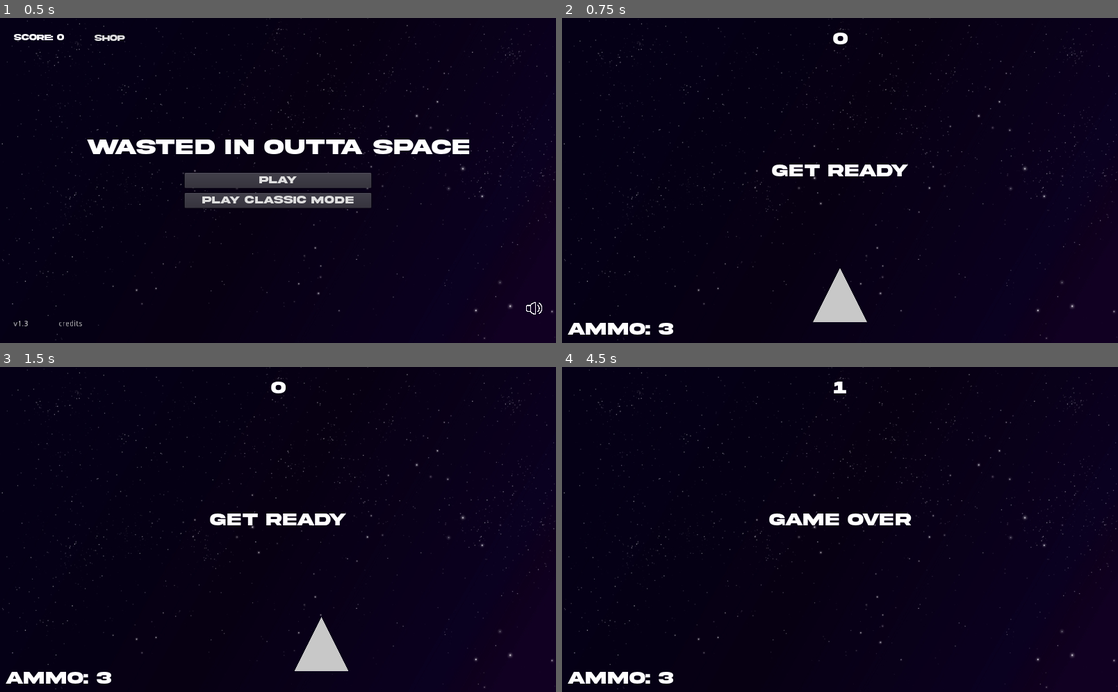
Above: before the commit, frames 1-4 (two rows, left to right).
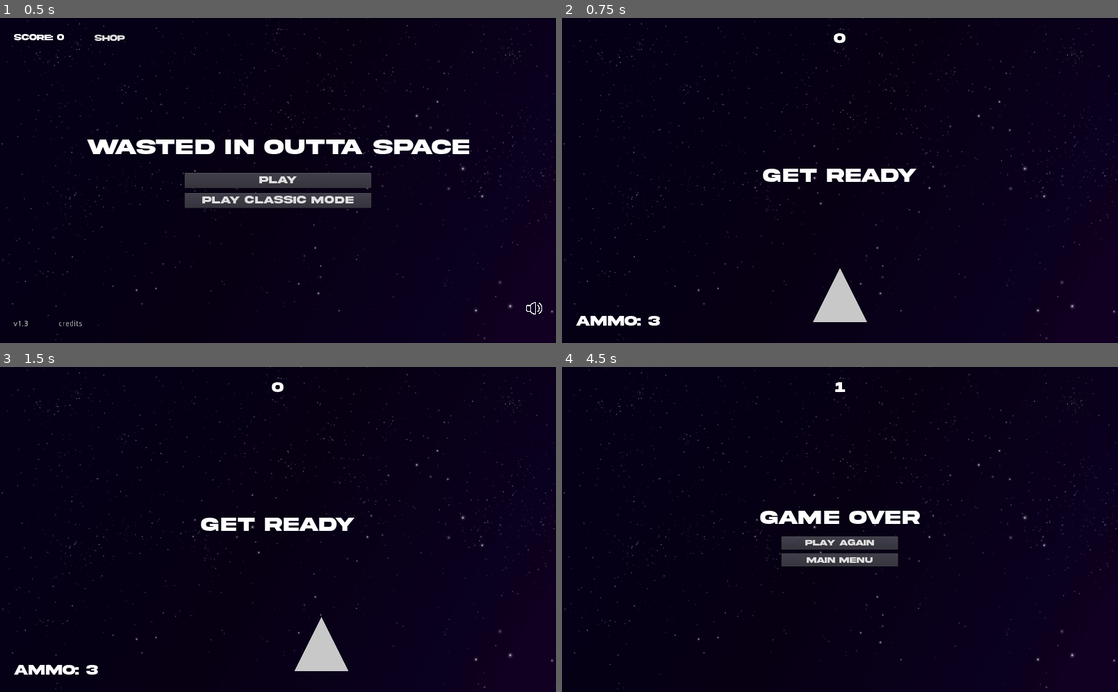
Above: after the commit, the same moments.

Repository: gabelstapler6/WIOS
Game: Godot game, scene res://Scenes/Main.tscn
Two runs of this game, one before a commit and one after it. Both use one fixed random seed, a clock stepped at 60 frames per second and the inputs below.
Inputs:
- Up to frame 1 (0.5 s): no input
- Up to frame 2 (0.75 s): click "play" at 0.5 s
- Up to frame 3 (1.5 s): tap Enter at 1.25 s; hold Right (ui_right) from 1.28 s (still down)
- Up to frame 4 (4.5 s): release Right (ui_right) at 2.03 s; hold Down (ui_down) 2.03-2.78 s; hold Right (ui_right) 2.78-3.53 s; hold Up (ui_up) 3.53-4.28 s; hold Left (ui_left) from 4.28 s (still down)

Frame 1 is identical in both runs. In frame 2, 1.6% of the frame differs, in the area x 1-64%, y 4-98%; in frame 3, 1.6%; in frame 4, 3.0%, in the area x 1-65%, y 4-98%.

Commit message:
gui verkabelt aber tiles verdecken gui noch

Diff:
--- a/Scenes/GUI.tscn
+++ b/Scenes/GUI.tscn
@@ -1,4 +1,6 @@
-[gd_scene load_steps=7 format=2]
+[gd_scene load_steps=8 format=2]
+
+[ext_resource path="res://Scenes/script/GUI.gd" type="Script" id=1]
 
 [sub_resource type="DynamicFontData" id=1]
 font_path = "res://font/Akira Expanded Demo.otf"
@@ -27,6 +29,7 @@
 custom_constants/margin_top = 25
 custom_constants/margin_left = 25
 custom_constants/margin_bottom = 25
+script = ExtResource( 1 )
 __meta__ = {
 "_edit_use_anchors_": false
 }
@@ -115,3 +118,8 @@
 text = "Ammo: 3"
 
 [node name="MessageTimer" type="Timer" parent="."]
+wait_time = 2.0
+one_shot = true
+[connection signal="pressed" from="VBoxContainer/CenterContainer/VBoxContainer/MarginContainer/VBoxContainer2/PlayAgainButton" to="." method="_on_PlayAgainButton_pressed"]
+[connection signal="pressed" from="VBoxContainer/CenterContainer/VBoxContainer/MarginContainer/VBoxContainer2/MainMenuButton" to="." method="_on_MainMenuButton_pressed"]
+[connection signal="timeout" from="MessageTimer" to="." method="_on_MessageTimer_timeout"]
--- a/Scenes/Main.tscn
+++ b/Scenes/Main.tscn
@@ -3,7 +3,7 @@
 [ext_resource path="res://Scenes/script/Main.gd" type="Script" id=1]
 [ext_resource path="res://Scenes/Player.tscn" type="PackedScene" id=2]
 [ext_resource path="res://Scenes/CollisionTile.tscn" type="PackedScene" id=3]
-[ext_resource path="res://Scenes/HUD.tscn" type="PackedScene" id=4]
+[ext_resource path="res://Scenes/GUI.tscn" type="PackedScene" id=4]
 [ext_resource path="res://Scenes/Bullet.tscn" type="PackedScene" id=5]
 [ext_resource path="res://music/Wasted in outta Space App version.wav" type="AudioStream" id=6]
 [ext_resource path="res://img/Galaxy.jpg" type="Texture" id=7]
@@ -47,18 +47,20 @@
 
 [node name="MobSpawnLocation" type="PathFollow2D" parent="MobPath"]
 
-[node name="Music" type="AudioStreamPlayer" parent="."]
-stream = ExtResource( 6 )
+[node name="GUI" parent="." instance=ExtResource( 4 )]
 
 [node name="MainMenu" parent="." instance=ExtResource( 8 )]
 
-[node name="HUD" parent="." instance=ExtResource( 4 )]
+[node name="Music" type="AudioStreamPlayer" parent="."]
+stream = ExtResource( 6 )
 [connection signal="ammo_change" from="Player" to="." method="_on_Player_ammo_change"]
 [connection signal="hit" from="Player" to="." method="game_over"]
 [connection signal="shoot_bullet" from="Player" to="." method="_on_Player_shoot_bullet"]
 [connection signal="timeout" from="MobTimer" to="." method="_on_MobTimer_timeout"]
 [connection signal="timeout" from="ScoreTimer" to="." method="_on_ScoreTimer_timeout"]
 [connection signal="timeout" from="StartTimer" to="." method="_on_StartTimer_timeout"]
+[connection signal="main_menu" from="GUI" to="." method="_on_GUI_main_menu"]
+[connection signal="play_again" from="GUI" to="." method="_on_MainMenu_start_game"]
 [connection signal="sound_off" from="MainMenu" to="." method="_on_MainMenu_sound_off"]
 [connection signal="sound_on" from="MainMenu" to="." method="_on_MainMenu_sound_on"]
 [connection signal="start_game" from="MainMenu" to="." method="_on_MainMenu_start_game"]
--- a/Scenes/script/GUI.gd
+++ b/Scenes/script/GUI.gd
@@ -1,16 +1,52 @@
 extends MarginContainer
 
-
-# Declare member variables here. Examples:
-# var a = 2
-# var b = "text"
-
+signal play_again
+signal main_menu
 
 # Called when the node enters the scene tree for the first time.
 func _ready():
-	pass # Replace with function body.
+	pass
 
 
-# Called every frame. 'delta' is the elapsed time since the previous frame.
-#func _process(delta):
-#	pass
+func hide():
+	$VBoxContainer/CenterScore/ScoreLabel.hide()
+	$VBoxContainer/CenterContainer/VBoxContainer/Message.hide()
+	$VBoxContainer/AmmoCount.hide()
+	$VBoxContainer/CenterContainer/VBoxContainer/MarginContainer/VBoxContainer2/PlayAgainButton.hide()
+	$VBoxContainer/CenterContainer/VBoxContainer/MarginContainer/VBoxContainer2/MainMenuButton.hide()
+
+func show():
+	$VBoxContainer/CenterScore/ScoreLabel.show()
+	$VBoxContainer/CenterContainer/VBoxContainer/Message.show()
+	$VBoxContainer/AmmoCount.show()
+
+func show_message(text):
+	$VBoxContainer/CenterContainer/VBoxContainer/Message.text = text
+	$VBoxContainer/CenterContainer/VBoxContainer/Message.show()
+	$MessageTimer.start()
+
+func show_game_over():
+	$VBoxContainer/CenterContainer/VBoxContainer/Message.text = "Game over"
+	$VBoxContainer/CenterContainer/VBoxContainer/Message.show()
+	$VBoxContainer/AmmoCount.hide()
+
+	$VBoxContainer/CenterContainer/VBoxContainer/MarginContainer/VBoxContainer2/PlayAgainButton.show()
+	$VBoxContainer/CenterContainer/VBoxContainer/MarginContainer/VBoxContainer2/MainMenuButton.show()
+
+func update_score(score):
+	$VBoxContainer/CenterScore/ScoreLabel.text = str(score)
+
+
+func _on_MessageTimer_timeout():
+	$VBoxContainer/CenterContainer/VBoxContainer/Message.hide()
+
+
+func _on_PlayAgainButton_pressed():
+	emit_signal("play_again")
+	$VBoxContainer/CenterContainer/VBoxContainer/MarginContainer/VBoxContainer2/PlayAgainButton.hide()
+	$VBoxContainer/CenterContainer/VBoxContainer/MarginContainer/VBoxContainer2/MainMenuButton.hide()
+
+
+func _on_MainMenuButton_pressed():
+	emit_signal("main_menu")
+	hide()
--- a/Scenes/script/Main.gd
+++ b/Scenes/script/Main.gd
@@ -10,28 +10,22 @@
 func _ready():
 	randomize()
 	$Music.play()
-	$HUD.hide()
+	$GUI.hide()
 
 
 # Called every frame. 'delta' is the elapsed time since the previous frame.
 #func _process(delta):
 #	pass
 
-
 func game_over():
 	$ScoreTimer.stop()
 	$MobTimer.stop()
-	$HUD.show_game_over()
+	$GUI.show_game_over()
 	get_tree().call_group("tiles", "queue_free")
 	$MobTimer.wait_time = 0.5
 	$Player.ammo = 3
-	yield($HUD/MessageTimer, "timeout")
-	$HUD.hide()
-	$MainMenu.show()
 	$Player.score += score
 	$MainMenu.update_score($Player.score)
-	#$Player.shooting = false
-	#$Player.vertical_movement = false
 
 
 func _on_MobTimer_timeout():
@@ -49,7 +43,7 @@
 
 func _on_ScoreTimer_timeout():
 	score += 1
-	$HUD.update_score(score)
+	$GUI.update_score(score)
 
 	if score % 10 == 0:
 		$Player.ammo += 3
@@ -62,11 +56,11 @@
 
 	if score == 100:
 		$MobTimer.wait_time = 0.25
-		$HUD.show_message("Watch out!")
+		$GUI.show_message("Watch out!")
 
 	if score == 200:
 		$MobTimer.wait_time = 0.20
-		$HUD.show_message("Watch out!")
+		$GUI.show_message("Watch out!")
 
 
 func _on_StartTimer_timeout():
@@ -84,7 +78,7 @@
 
 
 func _on_Player_ammo_change():
-	$HUD/AmmoCount.text = "Ammo: " + str($Player.ammo)
+	$GUI/VBoxContainer/AmmoCount.text = "Ammo: " + str($Player.ammo)
 
 
 func _on_MainMenu_sound_off():
@@ -96,9 +90,13 @@
 
 func _on_MainMenu_start_game():
 	score = 0
-	$HUD.show()
+	$GUI.show()
 	$Player.start($StartPosition.position)
 	$StartTimer.start()
-	$HUD.update_score(score)
-	$HUD.show_message("Get Ready")
+	$GUI.update_score(score)
+	$GUI.show_message("Get Ready")
 	$Player.emit_signal("ammo_change")
+
+
+func _on_GUI_main_menu():
+	$MainMenu.show()
